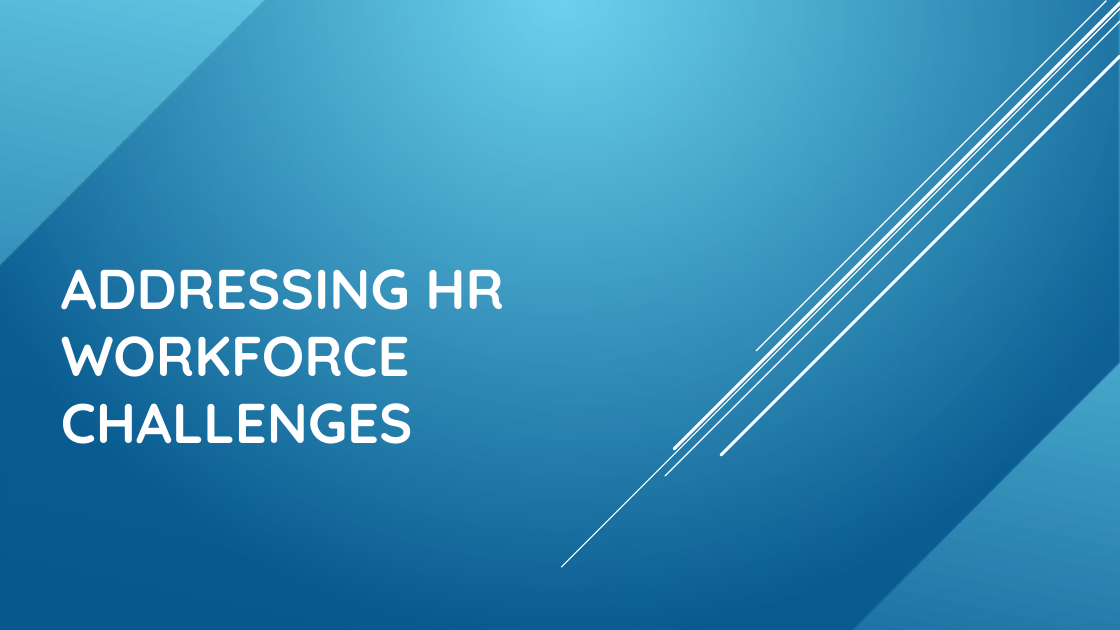
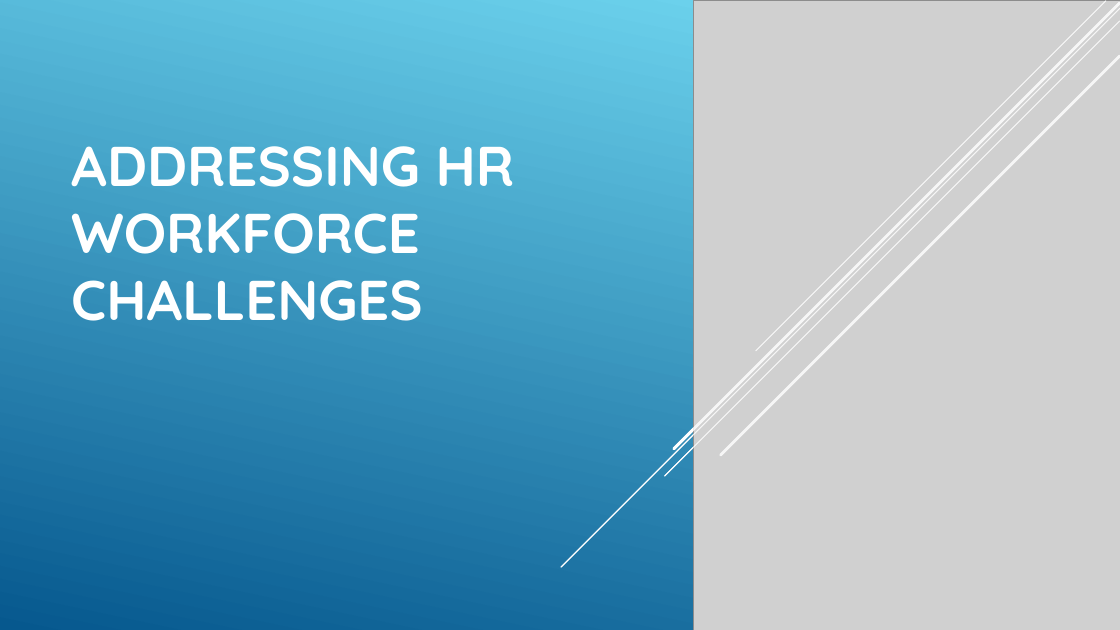
Before and after one commit to MohammadGhanaym/Data-Analysis-Projects, a slide deck: slide 1 of Addressing HR Workforce Challenges/Addressing HR Workforce Challenges.pptx. Drawn at 1120x630 pixels with LibreOffice and Linux fonts; fonts in the diff are those of the drawing; grey boxes stand for pictures; background and template pictures are left out. Boxes give left, top, right and bottom in pixels: in the first picture for what was removed or moved away, otherwise in the second. Text is boxed around its words. In the diff, an @@ line names an element or a change of style, - is before the commit and + after.

```diff
--- a/Addressing HR Workforce Challenges/Addressing HR Workforce Challenges.pptx
+++ b/Addressing HR Workforce Challenges/Addressing HR Workforce Challenges.pptx
@@ snip diag rect removed at <box>0,0,1120,630</box> @@
@@ line added from (1120, 8) to (561, 567), #FFFFFF 1 pt @@
@@ picture added at <box>694,0,1120,630</box> @@
@@ line added from (1120, 56) to (721, 455), #FFFFFF 2.5 pt @@
@@ text "ADDRESSING HR WORKFORCE CHALLENGES": place and size @@
-text "ADDRESSING HR WORKFORCE CHALLENGES" at <box>61,269,504,444</box>
+text "ADDRESSING HR WORKFORCE CHALLENGES" at <box>71,146,515,321</box>
```
Also in this commit, not shown: 6 other slides changed, 1 slide added, 10 other files.
